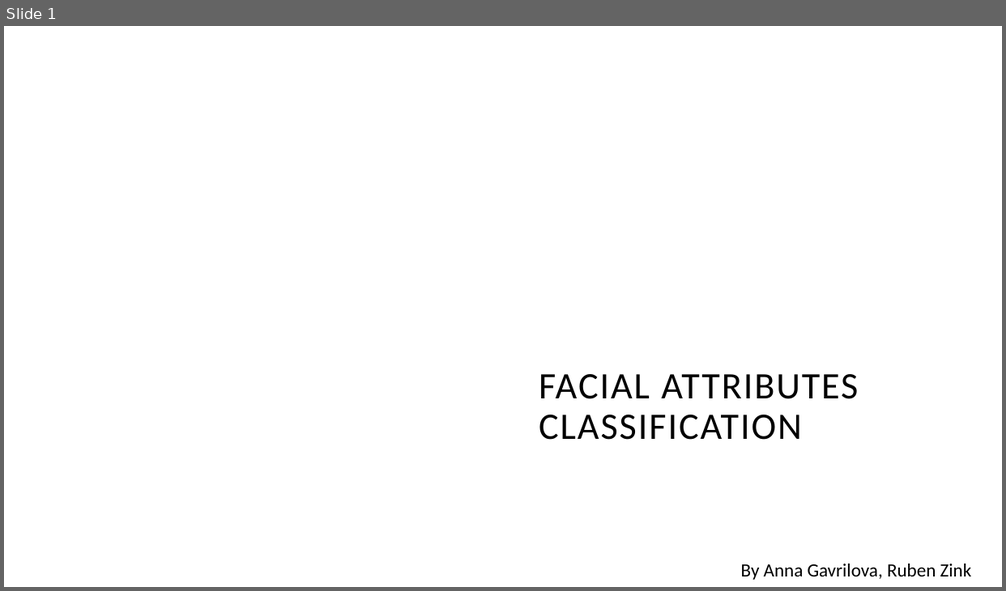
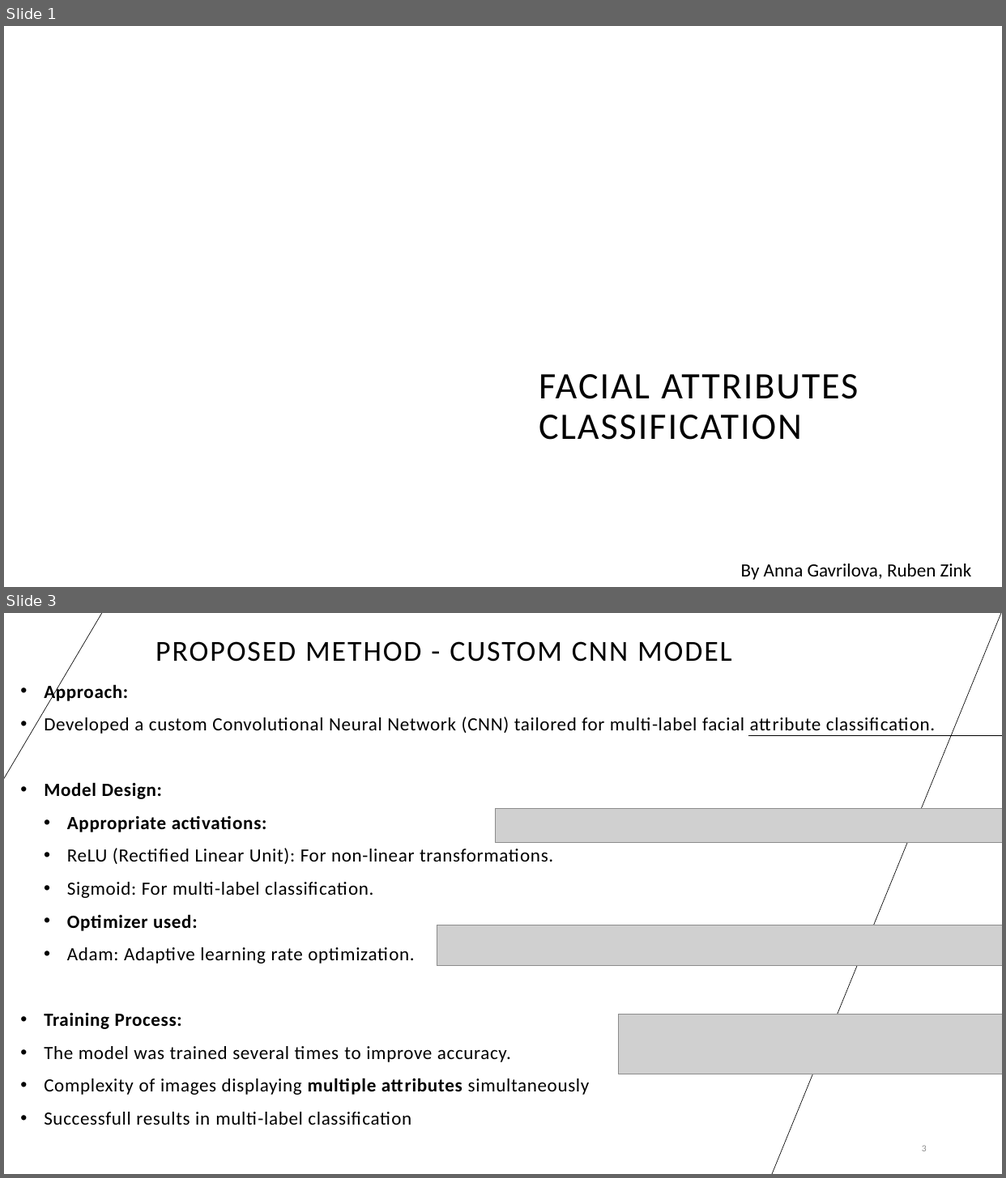
Before and after one commit to 176567/DeepLearningProject, a slide deck: FACIALATTRIBUTES-DL.pptx. Shown one above the other, each under a label of ours: slide 1 before the commit, slides 1 and 3 after it; the slides between them are not shown. The pictures are 1006x591 and 1006x1178 pixels, drawn with LibreOffice and Linux fonts; fonts in the diff are those of the drawing; grey boxes stand for pictures; background and template pictures are left out. Boxes give left, top, right and bottom in pixels: in the first picture for what was removed or moved away, otherwise in the second. Text is boxed around its words. In the diff, an @@ line names an element or a change of style, - is before the commit and + after.

Commit message:
new ppt

```diff
--- a/FACIALATTRIBUTES-DL.pptx
+++ b/FACIALATTRIBUTES-DL.pptx
@@ slide 3 added at [4,613,1002,1174], background #FFFFFF @@
@@ line added from (4, 778) to (103, 613), #000000 0.5 pt @@
@@ line added from (1002, 613) to (772, 1174), #000000 0.5 pt @@
@@ title added at [155,641,732,662], 28 pt, text #000000 @@
+PROPOSED METHOD - CUSTOM CNN MODEL
@@ text added at [44,682,935,1125], 18 pt, text #000000 @@
+• Approach:
+• Developed a custom Convolutional Neural Network (CNN) tailored for multi-label facial attribute classification.
+• Model Design:
+  • Appropriate activations:
+  • ReLU (Rectified Linear Unit): For non-linear transformations.
+  • Sigmoid: For multi-label classification.
+  • Optimizer used:
+  • Adam: Adaptive learning rate optimization.
+• Training Process:
+• The model was trained several times to improve accuracy.
+• Complexity of images displaying multiple attributes simultaneously
+• Successfull results in multi-label classification
@@ line added from (749, 736) to (1002, 736), #000000 0.5 pt @@
@@ picture added at [496,808,1002,843] @@
@@ picture added at [437,925,1002,965] @@
@@ picture added at [619,1014,1002,1075] @@
@@ page number added at [922,1145,927,1152], 9 pt, text #8C8C8C @@
+3
```
Also in this commit, not shown: 1 slide changed, 5 other slides added, 1 slide removed.
